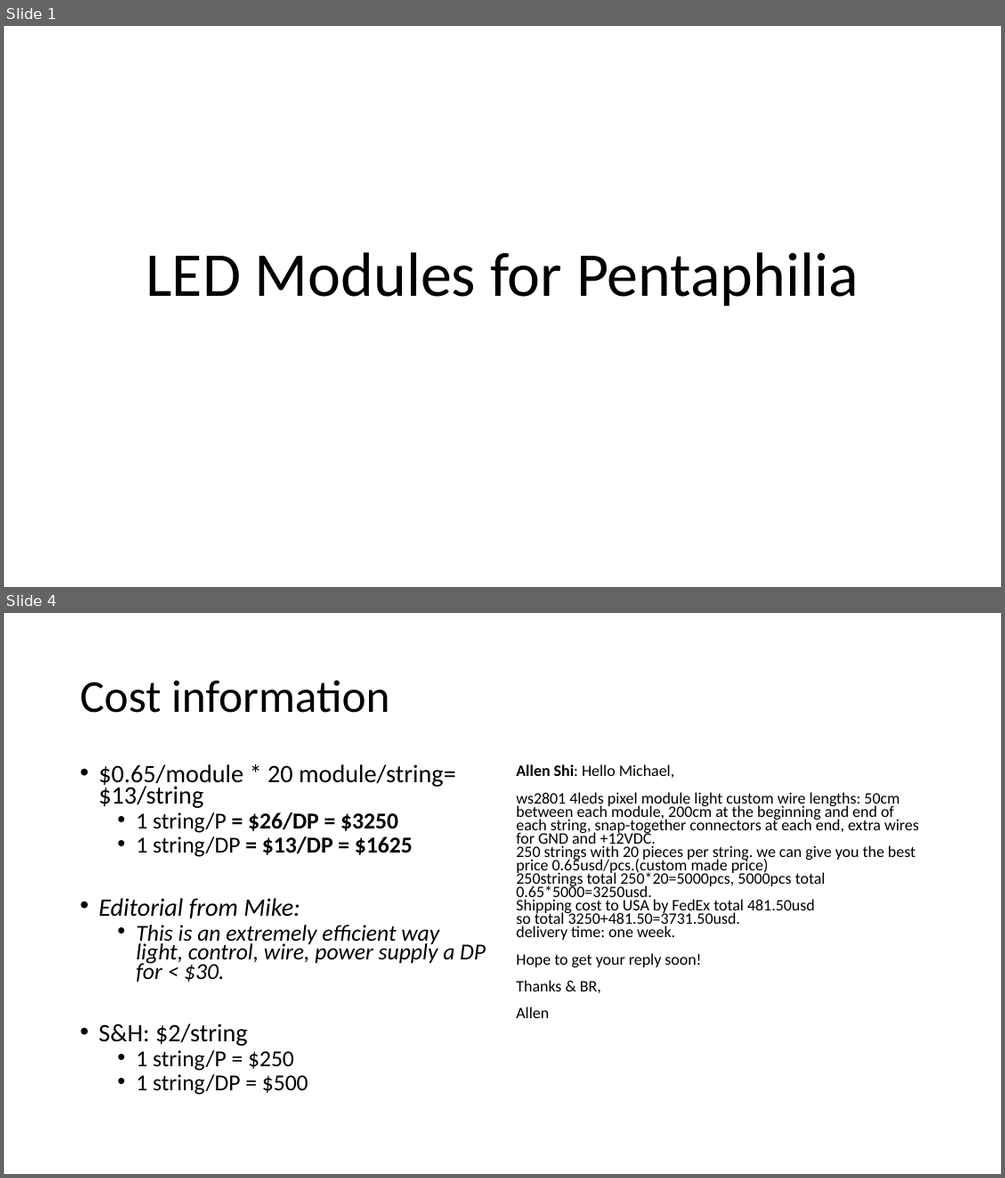
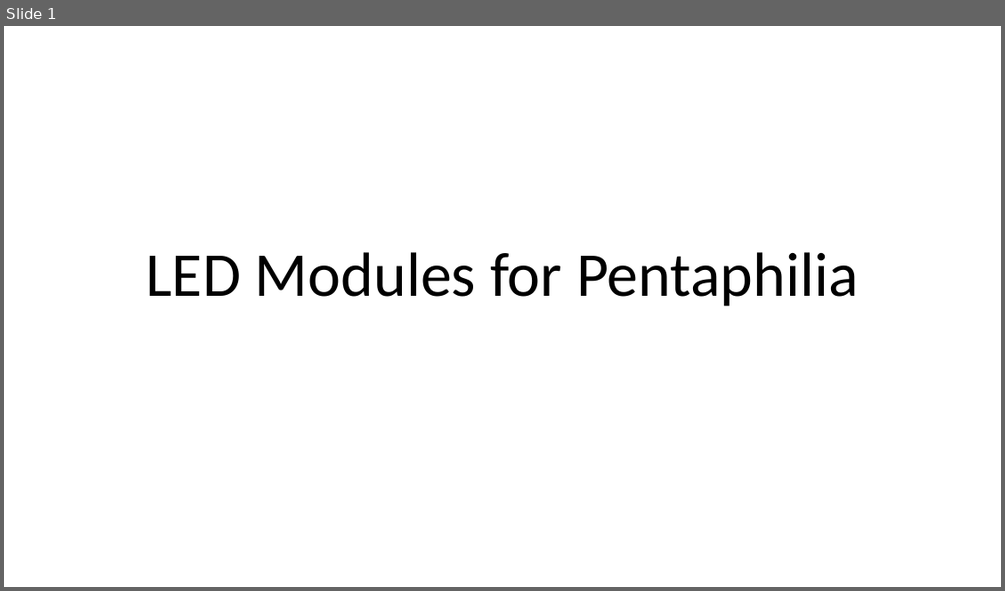
Before and after one commit to the-magister/pentaphilia, a slide deck: LED Modules for Pentaphilia.pptx. Shown one above the other, each under a label of ours: slides 1 and 4 before the commit, slide 1 after it; the slides between them are not shown. The pictures are 1005x1178 and 1005x591 pixels, drawn with LibreOffice and Linux fonts; fonts in the diff are those of the drawing. Boxes give left, top, right and bottom in pixels: in the first picture for what was removed or moved away, otherwise in the second. Text is boxed around its words. In the diff, an @@ line names an element or a change of style, - is before the commit and + after.

Commit message:
post lighting test 20 Mar 2017

```diff
--- a/LED Modules for Pentaphilia.pptx
+++ b/LED Modules for Pentaphilia.pptx
@@ slide 4 removed at <box>4,613,1001,1174</box>, background #FFFFFF @@
@@ title removed at <box>80,680,390,713</box> @@
-Cost information
@@ text removed at <box>98,764,485,1094</box> @@
-• $0.65/module * 20 module/string= $13/string
-  • 1 string/P = $26/DP = $3250
-  • 1 string/DP = $13/DP = $1625
-• Editorial from Mike:
-  • This is an extremely efficient way light, control, wire, power supply a DP for < $30.
-• S&H: $2/string
-  • 1 string/P = $250
-  • 1 string/DP = $500
@@ text removed at <box>516,764,919,1018</box> @@
-Allen Shi: Hello Michael,
-ws2801 4leds pixel module light custom wire lengths: 50cm between each module, 200cm at the beginning and end of each string, snap-together connectors at each end, extra wires for GND and +12VDC.
-250 strings with 20 pieces per string. we can give you the best price 0.65usd/pcs.(custom made price)
-250strings total 250*20=5000pcs, 5000pcs total 0.65*5000=3250usd.
-Shipping cost to USA by FedEx total 481.50usd
-so total 3250+481.50=3731.50usd.
-delivery time: one week.
-Hope to get your reply soon!
-Thanks & BR,
-Allen
```
Also in this commit, not shown: 5 slides added, 6 other slides removed, 3 other files.
